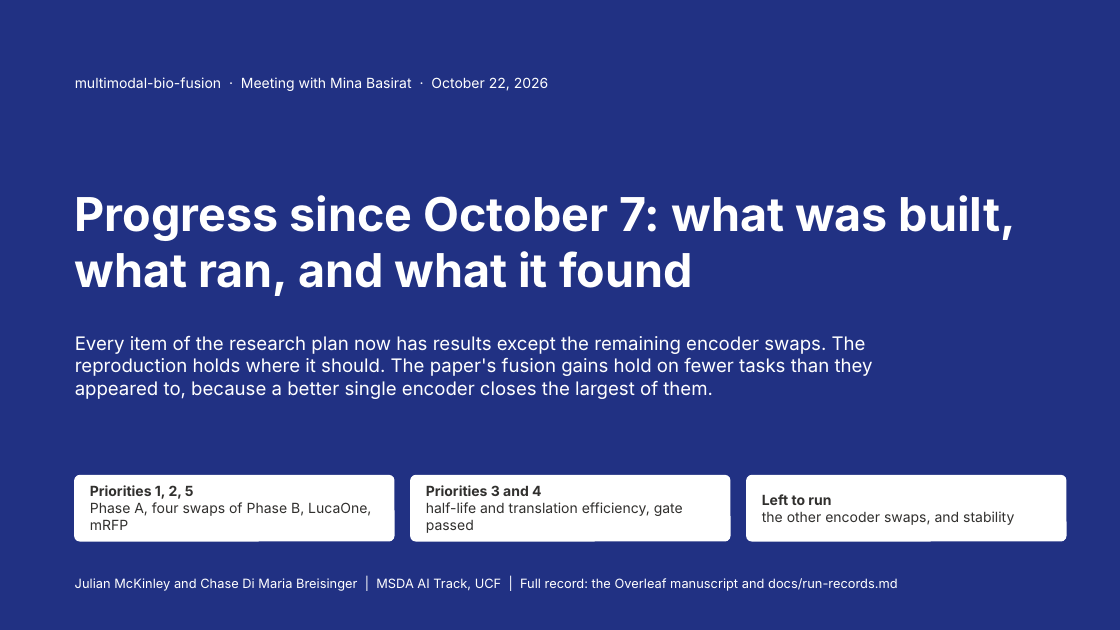
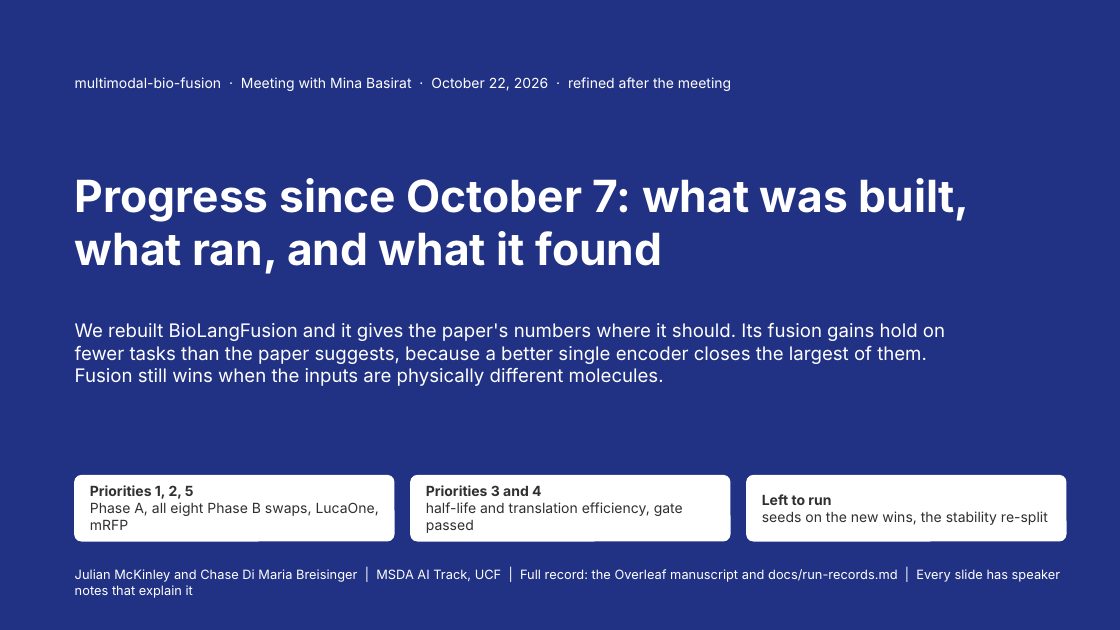
Before and after one commit to jtmckinley4/multimodal-bio-fusion, a slide deck: slide 1 of docs/notes/Slides/Mina_Progress_Slides_2026-10-22.pptx. Drawn at 1120x630 pixels with LibreOffice and Linux fonts; fonts in the diff are those of the drawing. Boxes give left, top, right and bottom in pixels: in the first picture for what was removed or moved away, otherwise in the second. Text is boxed around its words. In the diff, an @@ line names an element or a change of style, - is before the commit and + after.

```diff
--- a/docs/notes/Slides/Mina_Progress_Slides_2026-10-22.pptx
+++ b/docs/notes/Slides/Mina_Progress_Slides_2026-10-22.pptx
@@ text at box(75, 77, 731, 91): text changed @@
-multimodal-bio-fusion · Meeting with Mina Basirat · October 22, 2026
+multimodal-bio-fusion · Meeting with Mina Basirat · October 22, 2026 · refined after the meeting
@@ text "Progress since October 7: what ...": place and size @@
-text "Progress since October 7: what ..." at box(75, 195, 1016, 296)
+text "Progress since October 7: what ..." at box(75, 178, 970, 274)
@@ text "Progress since October 7: what ..." at box(75, 178, 970, 274): size 40 to 38 pt @@
@@ text at box(75, 323, 945, 386): text changed @@
-Every item of the research plan now has results except the remaining encoder swaps. The reproduction holds where it should. The paper's fusion gains hold on fewer tasks than they appeared to, because a better single encoder closes the largest of them.
+We rebuilt BioLangFusion and it gives the paper's numbers where it should. Its fusion gains hold on fewer tasks than the paper suggests, because a better single encoder closes the largest of them. Fusion still wins when the inputs are physically different molecules.
@@ rounded rectangle at box(75, 476, 394, 541): proportions changed @@
@@ rounded rectangle at box(747, 476, 1066, 541): proportions changed @@
@@ text at box(90, 502, 379, 530): text changed @@
-Phase A, four swaps of Phase B, LucaOne, mRFP
+Phase A, all eight Phase B swaps, LucaOne, mRFP
@@ text at box(762, 511, 1048, 525): text changed @@
-the other encoder swaps, and stability
+seeds on the new wins, the stability re-split
@@ text added at box(75, 569, 1061, 598), 11 pt, text #FFFFFF @@
+Julian McKinley and Chase Di Maria Breisinger | MSDA AI Track, UCF | Full record: the Overleaf manuscript and docs/run-records.md | Every slide has speaker notes that explain it
@@ text removed at box(75, 578, 898, 591) @@
-Julian McKinley and Chase Di Maria Breisinger | MSDA AI Track, UCF | Full record: the Overleaf manuscript and docs/run-records.md
```
Also in this commit, not shown: 11 other slides changed, 2 slides added, 1 slide removed, 35 other files.
